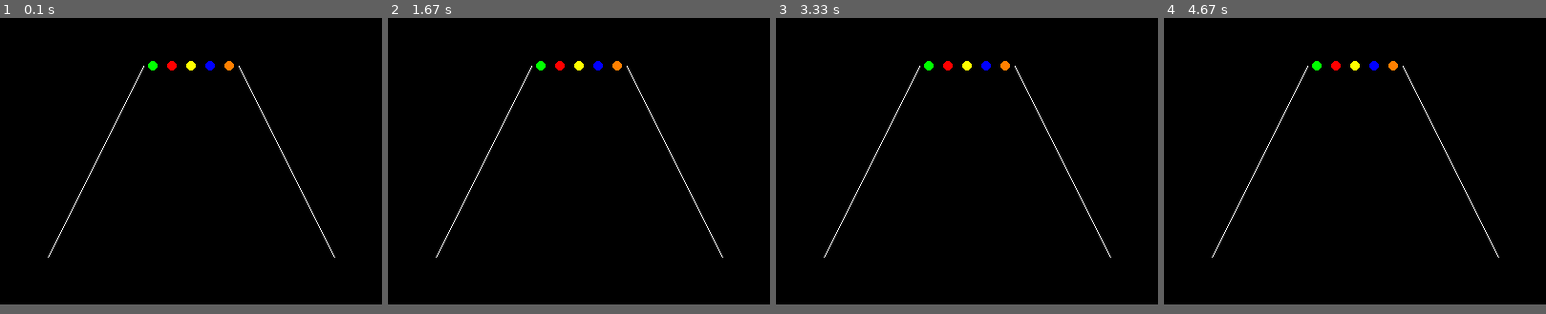
Above: before the commit, frames 1-4 (left to right).
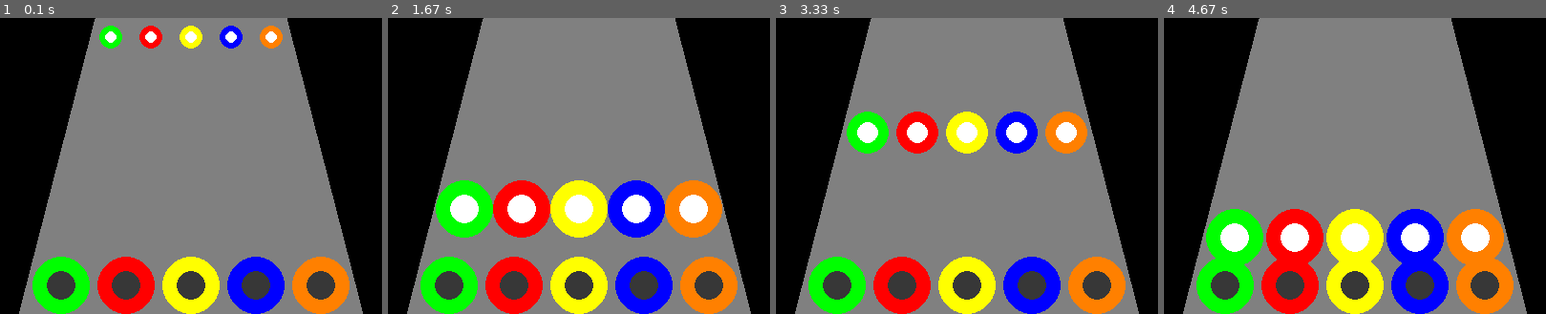
Above: after the commit, the same moments.

Repository: romulofff/gym-hero
Game: pygame game, started from gh_pygame.py
Same seed, same stepped clock (60 frames per second), same inputs: the game is played once before the commit and once after it.
Inputs:
- Up to frame 1 (0.1 s): no input
- Up to frame 2 (1.67 s): no input
- Up to frame 3 (3.33 s): no input
- Up to frame 4 (4.67 s): no input
In our replay, the window is 400x300 before the commit and 400x310 after it. These sizes can differ from the game's own. Grey fills any space a smaller window leaves; there, only what the larger window draws over its background counts as a difference.

The runs differ from the first frame. In frame 1, 69% of the frame differs, in the area x 0-100%, y 0-100%; in frame 2, 69%; in frame 3, 69%; in frame 4, 69%.

Commit message:
Early version of Guitar Hero clone.

Diff:
--- a/gh_pygame.py
+++ b/gh_pygame.py
@@ -1,16 +1,64 @@
 """
-Creating a Guitar Hero Game
+Creating a Guitar Hero Clone Game
 """
 from pygame import draw
 import pygame
 
 pygame.init()
-screen = pygame.display.set_mode((400, 300))
+screen = pygame.display.set_mode((400, 310))
 DONE = False
 
-line_color = (255, 255, 255)
+line_color = (128, 128, 128)
+polygon_points = [(100, 0), (300, 0), (380, 310), (20, 310)]
+clock = pygame.time.Clock()
+x = [120, 160, 200, 240, 280]
+Y = 0
+radius = 10
 
-clock = pygame.time.Clock()
+def move_notes(old_x, old_y):
+    """Updates Y value"""
+    new_x = []
+    # Updating X coordinate
+    if old_x[4] < 365:
+        new_x.append(old_x[0] - 2)
+        new_x.append(old_x[1] - 1)
+        new_x.append(old_x[2])
+        new_x.append(old_x[3] + 1)
+        new_x.append(old_x[4] + 2)
+    # Updating Y coordinate
+    if old_y >= 0 and old_y < 275:
+        new_y = old_y + 10
+    elif old_y >= 275:
+        new_y = 0
+        new_x = [120, 160, 200, 240, 280]
+    return new_x, new_y
+
+
+def update_radius(old_radius):
+    """Updates the Circles radius"""
+    if old_radius >= 5 and old_radius < 30:
+        new_r = old_radius + 1
+    elif old_radius == 30:
+        new_r = old_radius
+    else:
+        return 10
+    return new_r
+
+def draw_note_target():
+    """Draws the note target at the end of the track"""
+    # Outer (colored) Circle
+    draw.circle(screen, (0, 255, 0), (64, 280), 30)
+    draw.circle(screen, (255, 0, 0), (132, 280), 30)
+    draw.circle(screen, (255, 255, 0), (200, 280), 30)
+    draw.circle(screen, (0, 0, 255), (268, 280), 30)
+    draw.circle(screen, (255, 128, 0), (336, 280), 30)
+    # Inner Circle
+    draw.circle(screen, (55, 55, 55), (64, 280), 15)
+    draw.circle(screen, (55, 55, 55), (132, 280), 15)
+    draw.circle(screen, (55, 55, 55), (200, 280), 15)
+    draw.circle(screen, (55, 55, 55), (268, 280), 15)
+    draw.circle(screen, (55, 55, 55), (336, 280), 15)
+
 
 while not DONE:
     for event in pygame.event.get():
@@ -19,13 +67,25 @@
 
     screen.fill((0, 0, 0))
 
-    draw.circle(screen, (0, 255, 0), (160, 50), 5)
-    draw.circle(screen, (255, 0, 0), (180, 50), 5)
-    draw.circle(screen, (255, 255, 0), (200, 50), 5)
-    draw.circle(screen, (0, 0, 255), (220, 50), 5)
-    draw.circle(screen, (255, 128, 0), (240, 50), 5)
+    draw.polygon(screen, line_color, polygon_points) # Path for the notes
 
-    draw.line(screen, line_color, (150, 50), (50, 250))
-    draw.line(screen, line_color, (250, 50), (350, 250))
+    draw_note_target()
+    # Outer (colored) Circle
+    draw.circle(screen, (0, 255, 0), (x[0], Y), radius)
+    draw.circle(screen, (255, 0, 0), (x[1], Y), radius)
+    draw.circle(screen, (255, 255, 0), (x[2], Y), radius)
+    draw.circle(screen, (0, 0, 255), (x[3], Y), radius)
+    draw.circle(screen, (255, 128, 0), (x[4], Y), radius)
+    # Inner Circle
+    draw.circle(screen, (255, 255, 255), (x[0], Y), int(radius/2))
+    draw.circle(screen, (255, 255, 255), (x[1], Y), int(radius/2))
+    draw.circle(screen, (255, 255, 255), (x[2], Y), int(radius/2))
+    draw.circle(screen, (255, 255, 255), (x[3], Y), int(radius/2))
+    draw.circle(screen, (255, 255, 255), (x[4], Y), int(radius/2))
+    x, Y = move_notes(x, Y)
+    if Y > 0:
+        radius = update_radius(radius)
+    else: radius = 10
+
     pygame.display.flip()
-    clock.tick(60)
+    clock.tick(30)
Not shown, changed: .gitignore
Not shown, added: ideias.md
